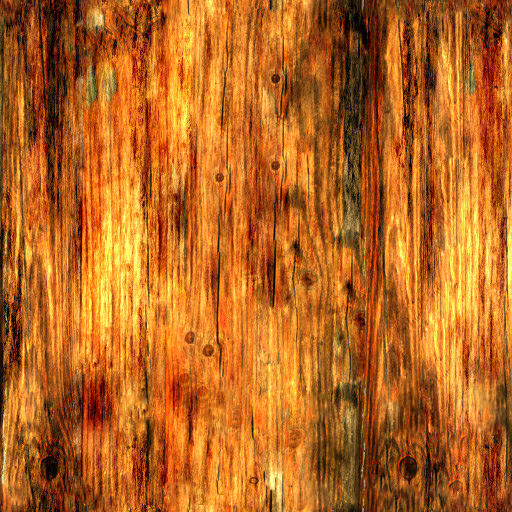
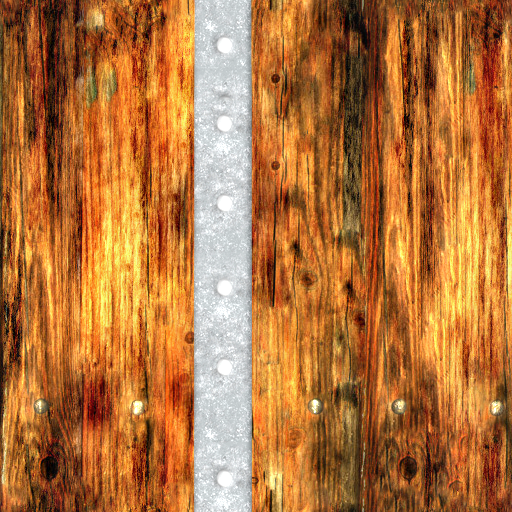
Layer changes from the first 512 × 512 image to the second:
showed group "Height Map" (1st of 2) (3 layers) over 0, 0, 512, 512
showed "Layer 1 (métal)" over 32, 0, 506, 512
showed "Base" over 0, 0, 512, 512
